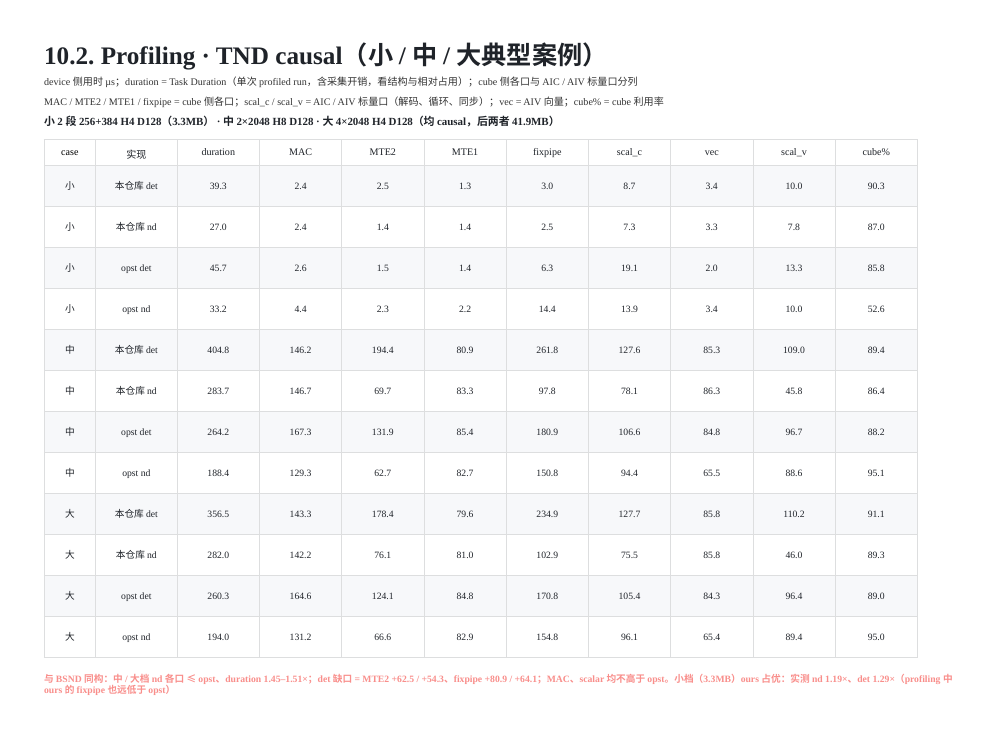
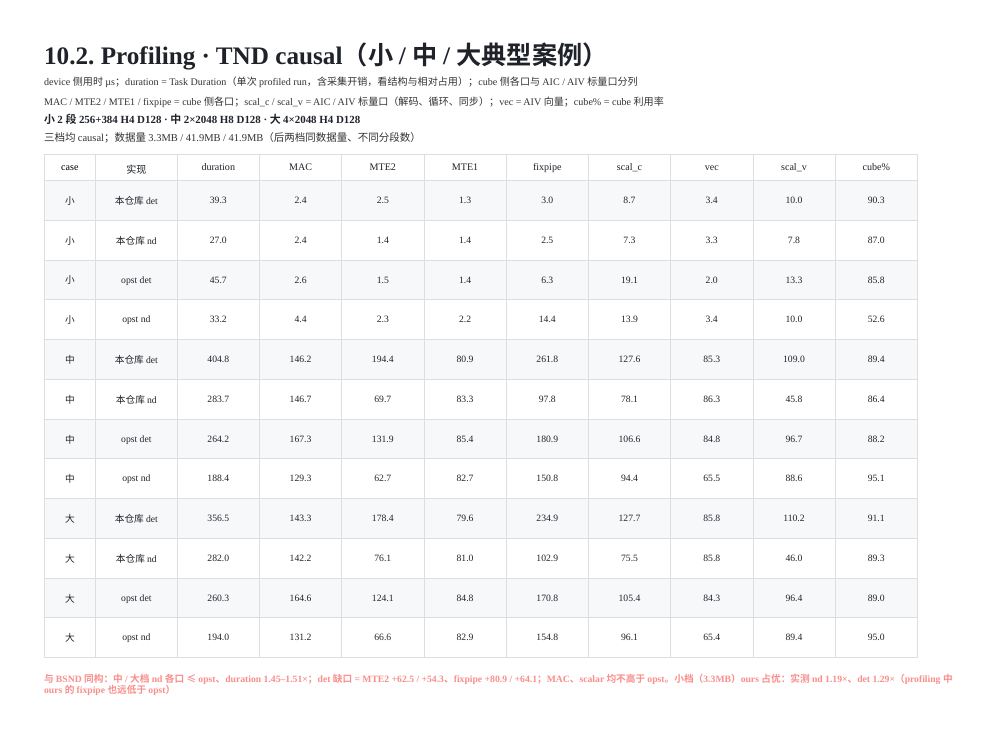
Before and after one commit to guomc9/SeeTen, a slide deck: slide 31 of cases/flash-attention-det-accum/out/v3-index-schedules.pptx. Drawn at 1008x756 pixels with LibreOffice and Linux fonts; fonts in the diff are those of the drawing. Boxes give left, top, right and bottom in pixels: in the first picture for what was removed or moved away, otherwise in the second. Text is boxed around its words. In the diff, an @@ line names an element or a change of style, - is before the commit and + after.

Commit message:
profiling pages: write causal / non-causal out in the shape lines (two-line layout)
- 10.1/10.2 shape descriptions now use full words ('…D64 causal', '…D128
  non-causal'); each page gets a second smaller line (BSND: split 3 + 2 tiers;
  TND: '三档均 causal；数据量 3.3MB / 41.9MB / 41.9MB'), so no c/nc abbreviation
  remains anywhere in the deck (chapter 9 figures already labelled by size only).
- data_page takes an optional shape_desc2 and the table top moved to 2.56 in to
  keep >=0.15in gaps; 32 pages, 0 layout issues, check_case ALL PASS.

```diff
--- a/cases/flash-attention-det-accum/out/v3-index-schedules.pptx
+++ b/cases/flash-attention-det-accum/out/v3-index-schedules.pptx
@@ text at [44,112,360,127]: text changed @@
-小 2 段 256+384 H4 D128（3.3MB） · 中 2×2048 H8 D128 · 大 4×2048 H4 D128（均 causal，后两者 41.9MB）
+小 2 段 256+384 H4 D128 · 中 2×2048 H8 D128 · 大 4×2048 H4 D128
@@ text added at [44,132,421,143], 12.5 pt, text #333333 @@
+三档均 causal；数据量 3.3MB / 41.9MB / 41.9MB（后两档同数据量、不同分段数）
@@ table: place and size @@
-table at [44,140,917,656]
+table at [44,155,917,656]
```
Also in this commit, not shown: 1 other slide changed, 2 other files.
